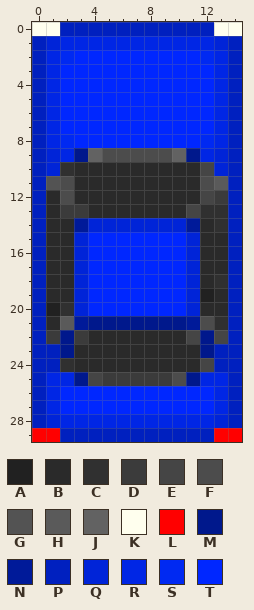
Two versions of one pixel-art sprite, Resources/res/vehicle/CarNo5.png. Above is the file before it was changed.
The file is 15x30 pixels. Colours within 5 levels of each other are drawn and written as one.
Palette (. is transparent): A #212121  B #2a2a2a  C #303030  D #3b3b3b  E #454545  F #4c4c4c  G #535353  H #5a5a5a  J #626262  K #ffffee  L #ff0000  M #00188c  N #001a99  P #0020bf  Q #0024d8  R #0026e5  S #0029f2  T #0027ff
Pixels before, first column x 0:
 0 KKPPPPPPPPPPPKK
 1 PQRRRRRRRRRRRQP
 2 PRSTTTTTTTTTSRP
 3 PRTTTTTTTTTTTRP
 4 PRTTTTTTTTTTTRP
 5 PRTTTTTTTTTTTRP
 6 PRTTTTTTTTTTTRP
 7 PRTTTTTTTTTTTRP
 8 PRSTTTTTTTTTSRP
 9 PQRMJFFFFFJMRQP
10 PQCBBBBBBBBBEQP
11 PGFBBBBBBBBBFHP
12 PBFBBBBBBBBBEDP
13 PBDDBBBBBBBECCP
14 PBBNQQQQQQQNBCP
15 PBBQTTTTTTTQBBP
16 PBBQTTTTTTTQBBP
17 PBBQTTTTTTTQBBP
18 PBBQTTTTTTTQBCP
19 PBBQTTTTTTTQABP
20 PACQTTTTTTTQBBP
21 PBHNMMMMMMMNFCP
22 PDMDBBBBBBBEMEP
23 PPMBBBBBBBBBMPP
24 PPCBBBBBBBBBEPP
25 PRRMEDDDDDFMRRP
26 PRTTTTTTTTTTTRP
27 PRTTTTTTTTTTTRP
28 PQRRRRRRRRRRRQP
29 LLPPPPPPPPPPPLL
Now the later version:
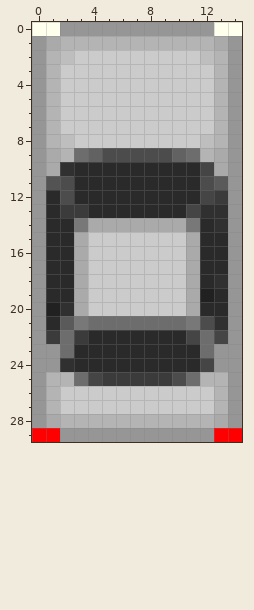
From old to new:
colour M: #00188c -> #6d6d6d
colour N: #001a99 -> #787878
colour P: #0020bf -> #969696
colour Q: #0024d8 -> #aaaaaa
colour R: #0026e5 -> #b4b4b4
colour S: #0029f2 -> #bebebe
colour T: #0027ff -> #cbcbcb
